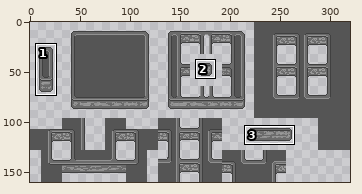
File history of a sprite sheet, AKJ11/Assets/Resources/Images/Tilesets/blob.png. Above, an overview of the earlier version with the close-up marked.
Close-up. Before the edit:
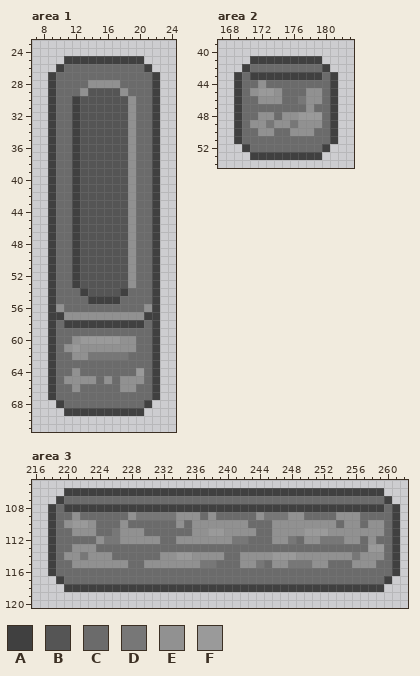
The file is 320x160 pixels. Colours within 5 levels of each other are drawn and written as one. Shown: area 1: x 7..24, y 23..71; area 2: x 167..183, y 39..54; area 3: x 216..262, y 105..120. The commit also changed other parts of the picture, which this record leaves out.
Palette (. is transparent): A #404040  B #555555  C #6b6b6b  D #777777  E #919191  F #9a9a9a
Pixels before, area 1, first column x 9:
25 ..AAAAAAAAAA..
26 .ACCCCCCCCCCA.
27 ACCCCCCCCCCCCA
28 ACCCCEEEECCCCA
29 ACCCEBBBBECCCA
30 ACCABBBBBBECCA
31 ACCABBBBBBECCA
32 ACCABBBBBBECCA
33 ACCABBBBBBECCA
34 ACCABBBBBBECCA
35 ACCABBBBBBECCA
36 ACCABBBBBBECCA
37 ACCABBBBBBECCA
38 ACCABBBBBBECCA
39 ACCABBBBBBECCA
40 ACCABBBBBBECCA
41 ACCABBBBBBECCA
42 ACCABBBBBBECCA
43 ACCABBBBBBECCA
44 ACCABBBBBBECCA
45 ACCABBBBBBECCA
46 ACCABBBBBBECCA
47 ACCABBBBBBECCA
48 ACCABBBBBBECCA
49 ACCABBBBBBECCA
50 ACCABBBBBBECCA
51 ACCABBBBBBECCA
52 ACCABBBBBBECCA
53 ACCABBBBBBECCA
54 ACCCABBBBACCCA
55 ACCCCAAAACCCCA
56 AECCCCCCCCCCEA
57 AAEEEEEEEEEEAA
58 ACAAAAAAAAAACA
59 ACCCCCCCCCCCCA
60 ACCEFFFFFEECCA
61 ACEFEEEEEEECCA
62 ACCEEDDDDDCCCA
63 ACCCCCCCCCCCCA
64 ACCECCCCCCCFCA
65 ACEEEECECEEECA
66 ACCECCCCCEECCA
67 ACCCCCCCCCCCCA
68 .ACCCCCCCCCCA.
69 ..AAAAAAAAAA..
Pixels before, area 2, first column x 169:
41 ..AAAAAAAAA..
42 .ACCCCCCCCCA.
43 ACAAAAAAAAACA
44 ACCECCCCCCCCA
45 ACEFFECCCEECA
46 ACCEEECCDEECA
47 ACCCCCCCCECCA
48 ACCEECEEFFFCA
49 ACEEDEEDEEECA
50 ACCEECCEEECCA
51 ACCCCCCCCCCCA
52 .ACCCCCCCCCA.
53 ..AAAAAAAAA..
Pixels before, area 3, first column x 218:
106 ..AAAAAAAAAAAAAAAAAAAAAAAAAAAAAAAAAAAAAAAA..
107 .ACCCCCCCCCCCCCCCCCCCCCCCCCCCCCCCCCCCCCCCCA.
108 ACAAAAAAAAAAAAAAAAAAAAAAAAAAAAAAAAAAAAAAAACA
109 ACCECCCCCCEDDDDDEEECECCCCCEDDDEECCCCEEECCCCA
110 ACEFFECCCECCCCCCECEEEEEEECCCEEEEEEEECEECEECA
111 ACCEEECCDEEECCCCCCEEFFEEEECCEEEEFFFEEEEEEECA
112 ACCCCCEDDEEEEECCEEEEEEEDDCCCEEDCEEDDDEECECCA
113 ACCEEECCCCCCCCCCCCCCCCCCCCCCCCCCCCCCCCCCFFCA
114 ACEEDEEECCCCCCEEFFEEEECCEEEEFFFEEEEEEEDEEECA
115 ACCEEEEEEECCEEEEEEEDDCCCEEDCEEDDDEECCCEEECCA
116 ACCCCCCCCCCCCCCCCCCCCCCCCCCCCCCCCCCCCCCCCCCA
117 .ACCCCCCCCCCCCCCCCCCCCCCCCCCCCCCCCCCCCCCCCA.
118 ..AAAAAAAAAAAAAAAAAAAAAAAAAAAAAAAAAAAAAAAA..
New version:
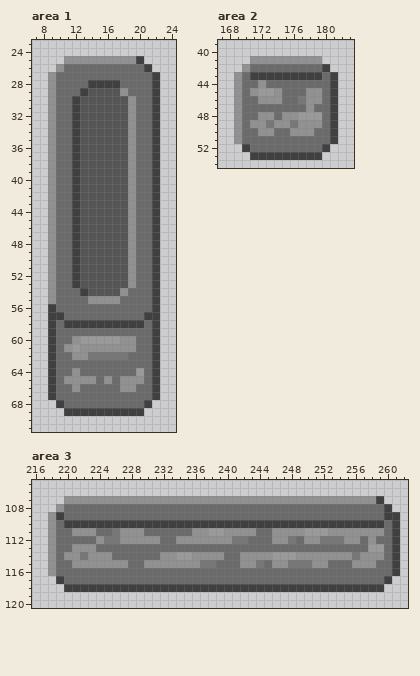
Edits made:
Changed rows in their new state; - is an unchanged pixel.
Area 1:
first column x 9:
25 --EEEEEEEEE--
26 -E-----------
27 E------------
28 E----AAAA----
29 E---A--------
30 E------------
31 E------------
32 E------------
33 E------------
34 E------------
35 E------------
36 E------------
37 E------------
38 E------------
39 E------------
40 E------------
41 E------------
42 E------------
43 E------------
44 E------------
45 E------------
46 E------------
47 E------------
48 E------------
49 E------------
50 E------------
51 E------------
52 E------------
53 E------------
54 E--------E---
55 E----EEEE----
56 -C----------C
57 --CCCCCCCCCC-
Area 2:
first column x 169:
41 --EEEEEEEEE
42 -E---------
43 E----------
44 E----------
45 E----------
46 E----------
47 E----------
48 E----------
49 E----------
50 E----------
51 E----------
Area 3:
first column x 218:
106 --........................................--
107 -.EEEEEEEEEEEEEEEEEEEEEEEEEEEEEEEEEEEEEEEA.-
108 .ECCCCCCCCCCCCCCCCCCCCCCCCCCCCCCCCCCCCCCCCA.
109 EA-C------CCCCCCCCC-C-----CCCCCC----CCC---A-
110 E-AAAAAAAAAAAAAAAAAAAAAAAAAAAAAAAAAAAAAAAA--
111 E-------------------------------------------
112 E-------------------------------------------
113 E-------------------------------------------
114 E-------------------------------------------
115 E-------------------------------------------
116 E-------------------------------------------
Boxes around the changes in both close-ups, in picture pixels (x1, y1, x2, y2):
changed: (48, 56, 152, 320)
changed: (234, 56, 322, 144)
changed: (48, 488, 400, 576)
